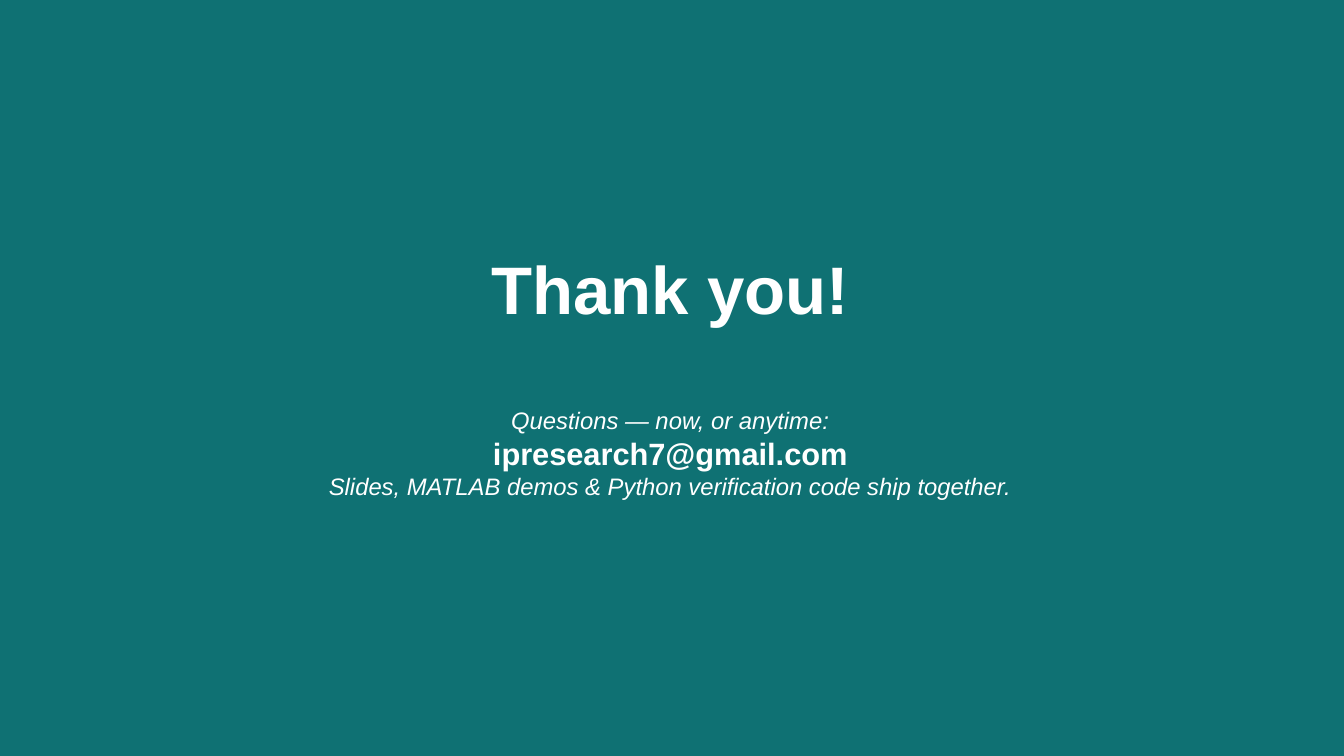
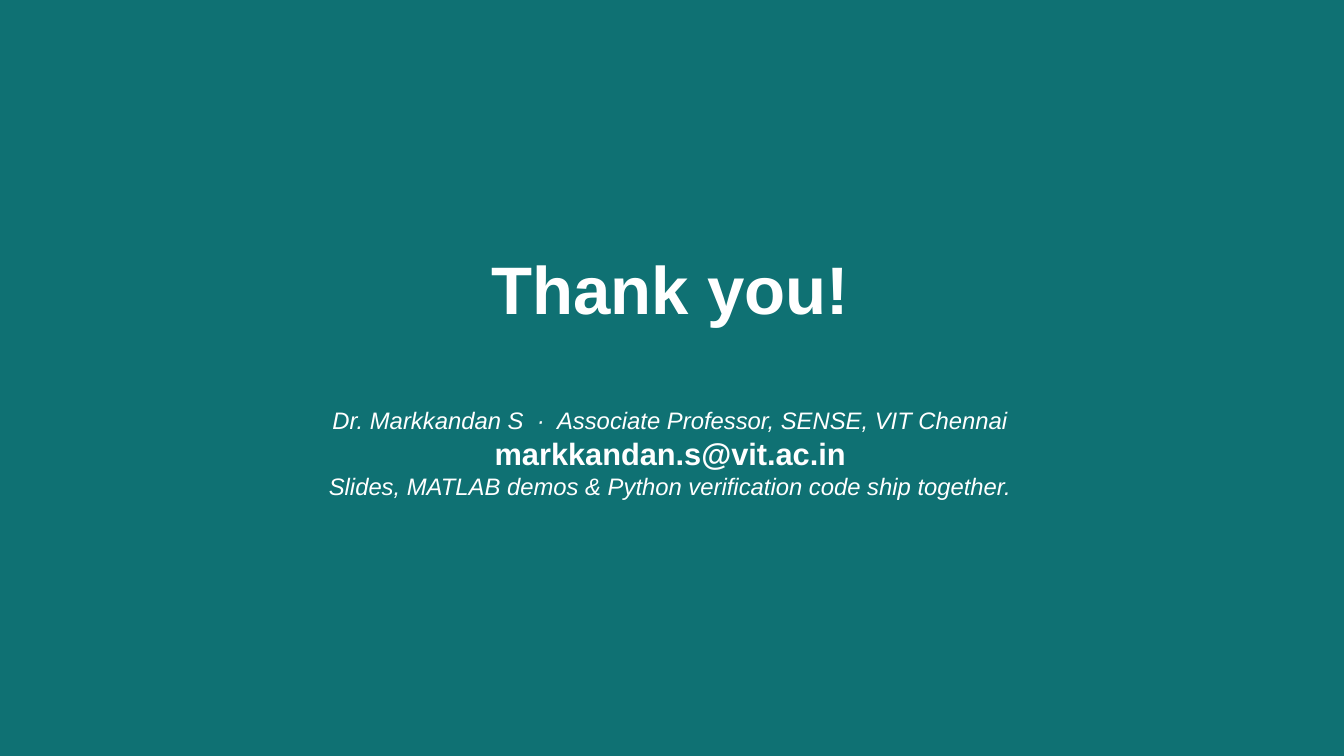
Before and after one commit to markkandans/dgfed-rul, a slide deck: slide 81 of 6g-talk/pptx/6g_talk.pptx. Drawn at 1344x756 pixels with LibreOffice and Linux fonts; fonts in the diff are those of the drawing. Boxes give left, top, right and bottom in pixels: in the first picture for what was removed or moved away, otherwise in the second. Text is boxed around its words. In the diff, an @@ line names an element or a change of style, - is before the commit and + after.

```diff
--- a/6g-talk/pptx/6g_talk.pptx
+++ b/6g-talk/pptx/6g_talk.pptx
@@ text at (332, 411, 1007, 470): text changed @@
-Questions — now, or anytime:
-ipresearch7@gmail.com
+Dr. Markkandan S · Associate Professor, SENSE, VIT Chennai
+markkandan.s@vit.ac.in
```
Also in this commit, not shown: 1 other slide changed, 35 other files.
